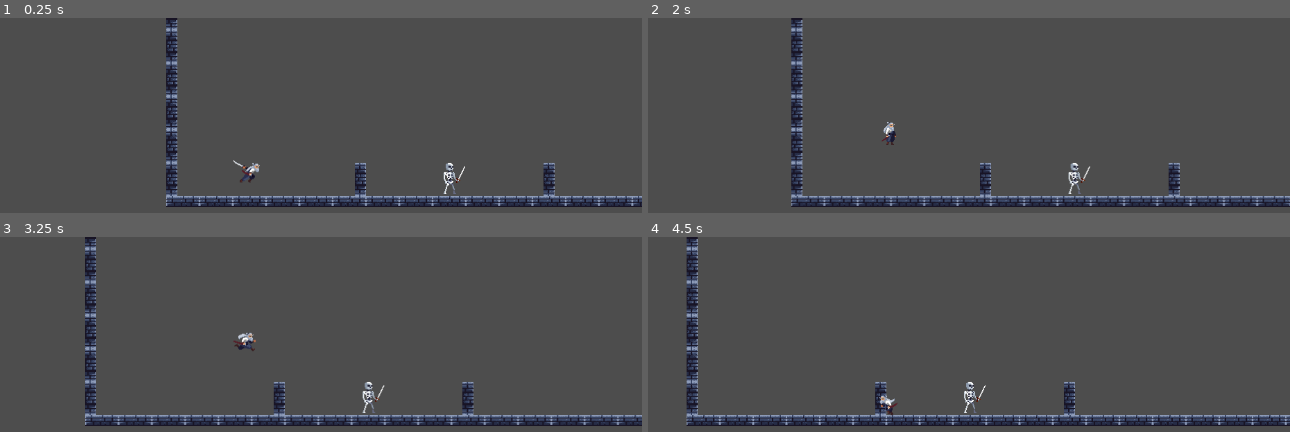
Above: before the commit, frames 1-4 (two rows, left to right).
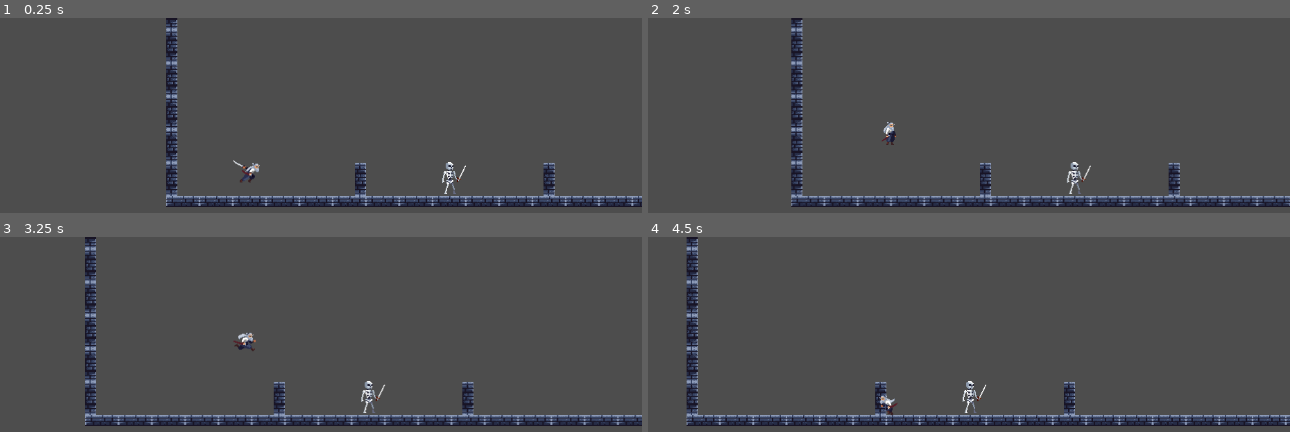
Above: after the commit, the same moments.

Repository: adriijg/proyecto-videojuego
Game: Godot game, scene res://tester/node_2d.tscn
Two runs of this game, one before a commit and one after it. Both use one fixed random seed, a clock stepped at 60 frames per second and the inputs below. The project has no main scene, so this scene is started directly.
Inputs (mouse positions are in pixels of both pictures, inside the frame that each line leads up to):
- Up to frame 1 (0.25 s): no input
- Up to frame 2 (2 s): tap Enter at 0.5 s; move the mouse to (outside the picture) at 0.52 s; press the mouse at (outside the picture) at 0.53 s; hold Right (mover_derecha) from 0.53 s (still down); tap Space (saltar) at 0.77, 1.52 s; move the mouse to (outside the picture) at 1.27 s; release the mouse at (outside the picture) at 1.28 s; click (outside the picture) at 1.35 s
- Up to frame 3 (3.25 s): move the mouse to (321, 361) at 2.02 s; release Right (mover_derecha) at 2.03 s; press the mouse at (321, 361) at 2.03 s; hold Left (mover_izquierda) 2.03-2.78 s; move the mouse to (outside the picture) at 2.77 s; release the mouse at (outside the picture) at 2.78 s; hold Right (mover_derecha) from 2.78 s (still down); click (outside the picture) at 2.85 s; tap Space (saltar) at 3.02 s
- Up to frame 4 (4.5 s): move the mouse to (outside the picture) at 3.52 s; press the mouse at (outside the picture) at 3.53 s; tap Space (saltar) at 3.77 s; move the mouse to (648, 394) at 4.27 s; release Right (mover_derecha) at 4.28 s; release the mouse at (648, 394) at 4.28 s; hold Left (mover_izquierda) from 4.28 s (still down); click (648, 394) at 4.35 s

The runs differ from the first frame. In frame 1, 0.2% of the frame differs, in the area x 68-73%, y 73-91%; in frame 2, 0.2%, in the area x 65-70%, y 73-91%; in frame 3, 0.2%; in frame 4, 0.2%.

Commit message:
changin...

Diff:
--- a/enemies/flying_eye/flying_eye_sprt.tscn
+++ b/enemies/flying_eye/flying_eye_sprt.tscn
@@ -1,6 +1,6 @@
 [gd_scene format=3 uid="uid://6mf1xu7p820m"]
 
-[ext_resource type="Texture2D" uid="uid://c0lfvwngbgdd0" path="res://flying_eye/img/Attack3.png" id="1_yflue"]
+[ext_resource type="Texture2D" uid="uid://tejr2yo4adk6" path="res://enemies/flying_eye/img/Attack3.png" id="1_yflue"]
 
 [sub_resource type="AtlasTexture" id="AtlasTexture_cc040"]
 atlas = ExtResource("1_yflue")
--- a/enemies/flying_eye/projectile/fly_eye_projectile_sprt.tscn
+++ b/enemies/flying_eye/projectile/fly_eye_projectile_sprt.tscn
@@ -1,6 +1,6 @@
 [gd_scene format=3 uid="uid://dqy1dl48k3wqm"]
 
-[ext_resource type="Texture2D" uid="uid://b05pdadfynuhf" path="res://flying_eye/img/projectile_sprite.png" id="1_l6wht"]
+[ext_resource type="Texture2D" uid="uid://uxi54hyp8fjy" path="res://enemies/flying_eye/img/projectile_sprite.png" id="1_l6wht"]
 
 [sub_resource type="AtlasTexture" id="AtlasTexture_n1dhj"]
 atlas = ExtResource("1_l6wht")
--- a/enemies/goblin/goblin_spr.tscn
+++ b/enemies/goblin/goblin_spr.tscn
@@ -1,6 +1,6 @@
 [gd_scene format=3 uid="uid://2ng3c6v14q57"]
 
-[ext_resource type="Texture2D" uid="uid://6uggh704jhtm" path="res://goblin/img/Attack3.png" id="1_nkkfm"]
+[ext_resource type="Texture2D" uid="uid://dqaeyu1y81wl3" path="res://enemies/goblin/img/Attack3.png" id="1_nkkfm"]
 
 [sub_resource type="AtlasTexture" id="AtlasTexture_cal4u"]
 atlas = ExtResource("1_nkkfm")
--- a/enemies/skeleton/skeleton_sprt.tscn
+++ b/enemies/skeleton/skeleton_sprt.tscn
@@ -425,9 +425,14 @@
 "speed": 8.0
 }]
 
+[sub_resource type="RectangleShape2D" id="RectangleShape2D_eicf1"]
+size = Vector2(12, 43)
+
 [node name="skeleton_sprt" type="AnimatedSprite2D" unique_id=1352148622]
 sprite_frames = SubResource("SpriteFrames_xoqxw")
-animation = &"walk"
-frame_progress = 0.3269999
+animation = &"idle"
+frame_progress = 0.97806585
 
 [node name="coll_skeleton" type="CollisionShape2D" parent="." unique_id=1092187425]
+position = Vector2(-3, 10.5)
+shape = SubResource("RectangleShape2D_eicf1")
Not shown, changed: niveles/mapa_init/init_map.tscn
Not shown, changed: README.md
